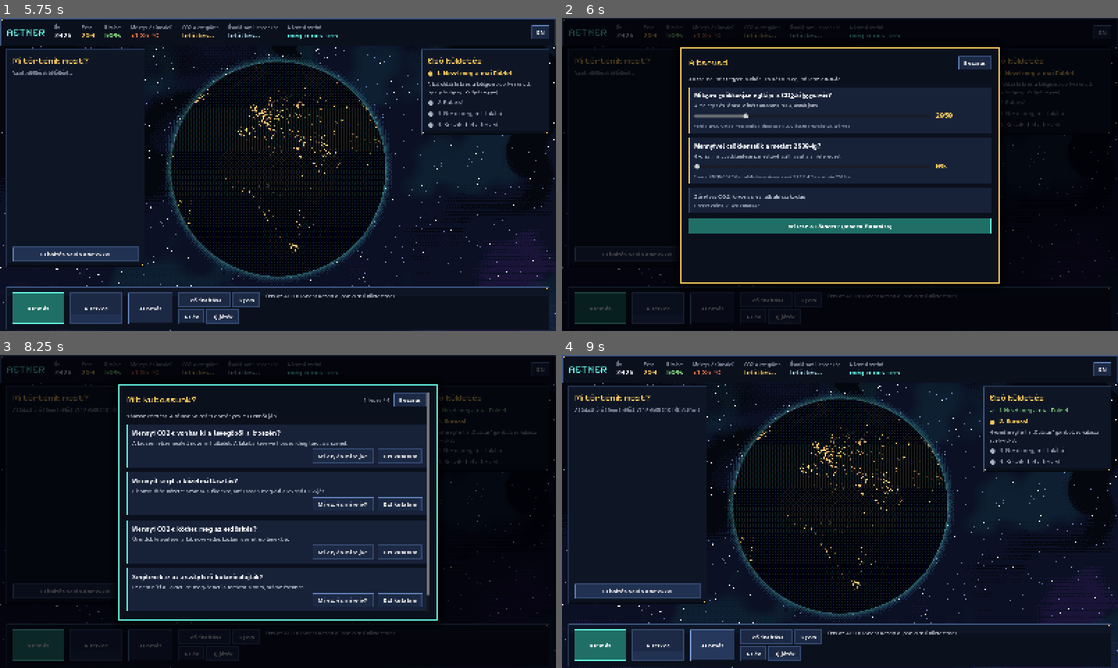
Above: before the commit, frames 1-4 (two rows, left to right).
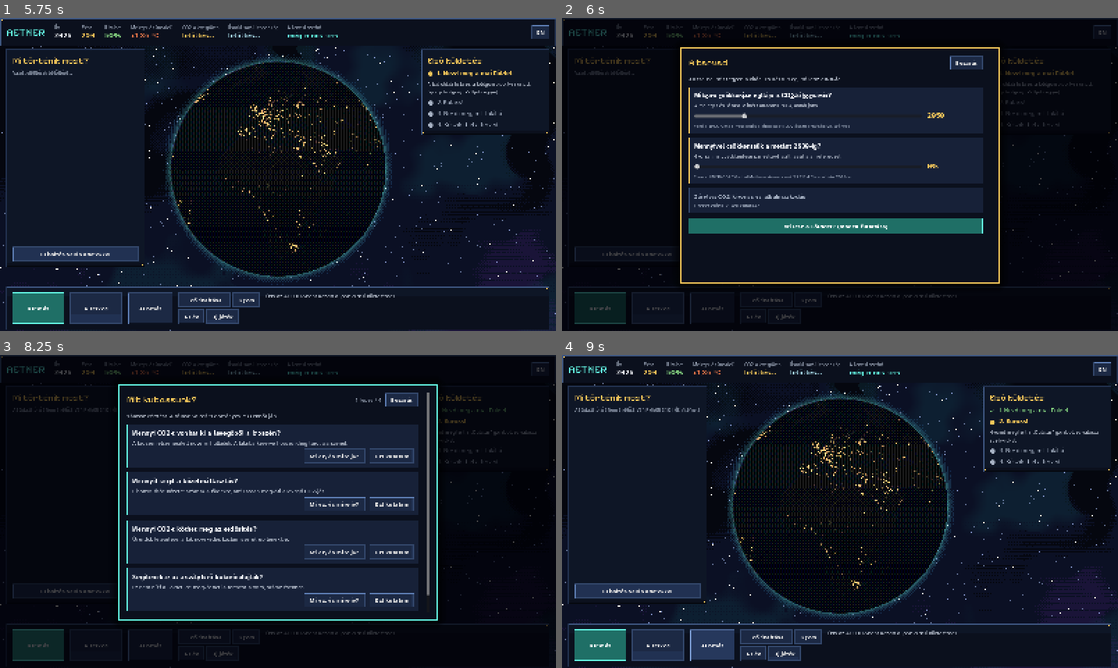
Above: after the commit, the same moments.

Repository: roadside/aether
Game: Godot game, scene res://scenes/main.tscn
The game is run twice, just before and just after one commit, with the same random seed, the same clock (stepped at 60 frames per second) and the same inputs.
Inputs:
- Up to frame 1 (5.75 s): click "Start time" at 0.5 s; click "New game" at 1.25 s; click "Sure? Click again" at 2 s; click "Start time" at 2.75 s; click "New game" at 3.5 s; click "Sure? Click again" at 4.25 s; click "HU" at 5 s
- Up to frame 2 (6 s): click "A terved" at 5.75 s
- Up to frame 3 (8.25 s): click "EN" at 6.5 s; click "Frissítés valós adatokkal" at 7.25 s; click "Kutatás" at 8 s
- Up to frame 4 (9 s): click "Állomás" at 8.75 s

Frame 1 is identical in both runs. In frame 2, 1.1% of the frame differs, in the area x 32-78%, y 12-69%; in frame 3, 1.8%, in the area x 54-77%, y 12-82%; in frame 4, nothing differs.

Commit message:
Görgethető ablakok: jobb oldali hely a görgetősávnak (UI.scroll_pad); hosszú forrás-gombok sort törnek
Co-Authored-By: Claude Opus 5.5 <noreply@anthropic.com>
Claude-Session: https://claude.ai/code/session_01T6sPwaPiVjASr8DLyjC9bo

Diff:
--- a/AETHER_godot/scripts/event_panel.gd
+++ b/AETHER_godot/scripts/event_panel.gd
@@ -68,7 +68,7 @@
 	add_child(scroll)
 	_body = UI.vbox(12)
 	_body.size_flags_horizontal = Control.SIZE_EXPAND_FILL
-	scroll.add_child(_body)
+	scroll.add_child(UI.scroll_pad(_body))
 	bridge.finished.connect(_on_bridge_finished)
 	_retry = Timer.new()
 	_retry.wait_time = 2.0
--- a/AETHER_godot/scripts/main.gd
+++ b/AETHER_godot/scripts/main.gd
@@ -264,7 +264,7 @@
 	v.add_child(scroll)
 	_events_box = UI.vbox(8)
 	_events_box.size_flags_horizontal = Control.SIZE_EXPAND_FILL
-	scroll.add_child(_events_box)
+	scroll.add_child(UI.scroll_pad(_events_box, 16))
 	_refresh_btn = UI.button(L.t("Frissítés valós adatokkal"))
 	_refresh_btn.pressed.connect(_refresh_world)
 	v.add_child(_refresh_btn)
--- a/AETHER_godot/scripts/plan_panel.gd
+++ b/AETHER_godot/scripts/plan_panel.gd
@@ -43,7 +43,7 @@
 	add_child(_scroll)
 	_body = UI.vbox(14)
 	_body.size_flags_horizontal = Control.SIZE_EXPAND_FILL
-	_scroll.add_child(_body)
+	_scroll.add_child(UI.scroll_pad(_body))
 	bridge.finished.connect(_on_bridge_finished)
 	rebuild()
 
--- a/AETHER_godot/scripts/research_flow.gd
+++ b/AETHER_godot/scripts/research_flow.gd
@@ -80,7 +80,7 @@
 	add_child(scroll)
 	_body = UI.vbox(14)
 	_body.size_flags_horizontal = Control.SIZE_EXPAND_FILL
-	scroll.add_child(_body)
+	scroll.add_child(UI.scroll_pad(_body))
 	_poll = Timer.new()
 	_poll.wait_time = 0.4
 	_poll.timeout.connect(_on_poll)
@@ -220,6 +220,7 @@
 		var wurl := str(w.get("link", ""))
 		var w_fn := func() -> void: OS.shell_open(wurl)
 		wb.pressed.connect(w_fn)
+		wb.autowrap_mode = TextServer.AUTOWRAP_WORD_SMART
 		src.add_child(wb)
 	var papers: Array = r.get("cikkek", [])
 	if not papers.is_empty():
@@ -232,6 +233,7 @@
 			var purl := str(p.get("link", ""))
 			var p_fn := func() -> void: OS.shell_open(purl)
 			pb.pressed.connect(p_fn)
+			pb.autowrap_mode = TextServer.AUTOWRAP_WORD_SMART   # hosszú cím: több sorba törik
 			src.add_child(pb)
 	if typeof(m) == TYPE_DICTIONARY and src.get_child_count() > 0:
 		src.visible = false
--- a/AETHER_godot/scripts/station_panel.gd
+++ b/AETHER_godot/scripts/station_panel.gd
@@ -32,7 +32,7 @@
 	add_child(scroll)
 	_body = UI.vbox(12)
 	_body.size_flags_horizontal = Control.SIZE_EXPAND_FILL
-	scroll.add_child(_body)
+	scroll.add_child(UI.scroll_pad(_body))
 	campaign.changed.connect(rebuild)
 	rebuild()
 
--- a/AETHER_godot/scripts/ui.gd
+++ b/AETHER_godot/scripts/ui.gd
@@ -45,6 +45,15 @@
 	var rx := RegEx.create_from_string("[0-9()]")
 	l.add_theme_font_override("font", font_bold if rx.search(text) != null else font_pixel)
 	return l
+
+
+## Görgethető tartalom: a jobb szélén helyet hagy a görgetősávnak, így semmi nem csúszik alá.
+static func scroll_pad(body: Control, right: int = 24) -> MarginContainer:
+	var m := MarginContainer.new()
+	m.size_flags_horizontal = Control.SIZE_EXPAND_FILL
+	m.add_theme_constant_override("margin_right", right)
+	m.add_child(body)
+	return m
 
 
 static func button(text: String, primary: bool = false) -> Button:
